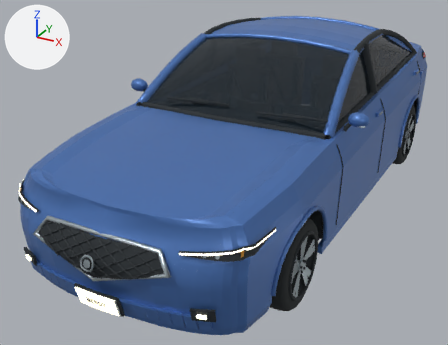
Before and after pictures for a commit that changed the glTF model content/entities/assets/molen/entities/vehicle/sedan/model.glb.
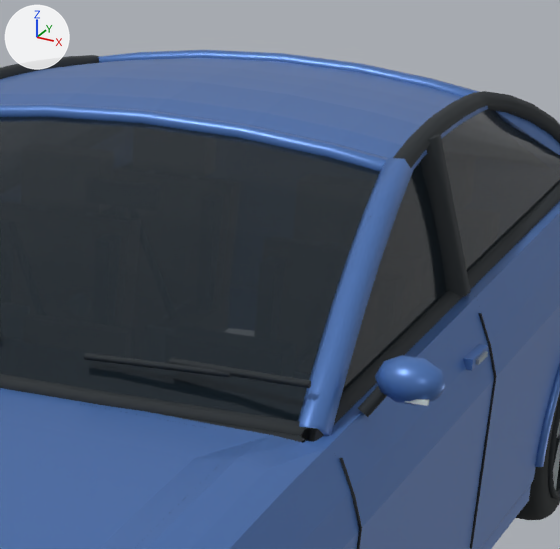
The first picture shows the older version from a 50 mm camera at (2.09, -4.6, 2.44) aimed at (-0.24, -0.36, 0.32). The close-ups show the older and then the newer version on the part from 51% to 91% of the width and 0% to 50% of the height of that picture. Only the edits that show in the close-ups are written down. Arrows for +X, +Y and +Z are at upper left; the lights stay in place. Where no turn or scale is listed for an object, it has been applied to the vertices.

Objects in the first close-up: 'body-shell-vehicle-paint-and-trim', 'doorFrontLeft-0', 'doorFrontLeft-2', 'doorFrontLeft-3', 'doorFrontLeft-6', 'doorRearLeft-0', 'doorRearLeft-3', 'doorRearLeft-5', 'exterior-fittings-rubber-and-trim', 'exterior-fittings-vehicle-paint-and-trim', 'glazing-clear-glazing', 'hood-0' and 8 more.
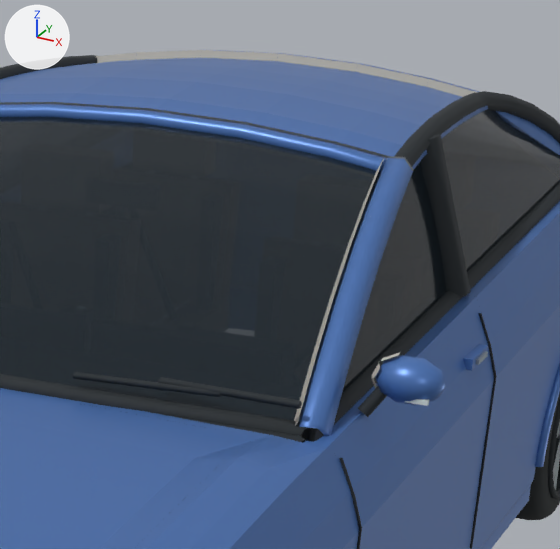
ob_wiper_mount_1 is not drawn itself; it is the parent of ob_wiper_1.

Where the newer file only moved an object's origin or applied its transform, the numbers keep the older frame.

Pixel boxes [x1, y1, x2, y2] of what changed, in the close-ups (560 x 549 px):
'cabin-liner', added (mostly hidden)
    after: [0, 50, 476, 216]
'wiper-skin-1-rubber-and-trim', moved
    before: [84, 353, 311, 388]
    after: [73, 372, 302, 409]
'doorFrontLeft-14', added
    after: [294, 208, 400, 426]

The change, as a diff of the scene's bpy script:
```diff
--- a/content/entities/assets/molen/entities/vehicle/sedan/model.glb.py
+++ b/content/entities/assets/molen/entities/vehicle/sedan/model.glb.py
@@ mat_cabin_headliner @@
+mat_cabin_headliner = principled_material('cabin-headliner')
+mat_cabin_headliner.base_color = (0.451, 0.434, 0.392)  # grey #b3b0a8
+mat_cabin_headliner.roughness = 0.95
@@ me_mesh_80_1 @@
+me_mesh_80_1.from_pydata(...)  # 167 vertices, 83 faces; spans x -0.137..0.137, y -0.403..0.403, z -0.19..0.19
+me_mesh_80_1.materials.append(mat_cabin_headliner)  # grey #b3b0a8
@@ me_mesh_40_1 @@
+me_mesh_40_1.from_pydata(...)  # 951 vertices, 491 faces; spans x -0.78..0.78, y -0.94..0.94, z -0.2..0.2
+me_mesh_40_1.materials.append(mat_cabin_headliner)  # grey #b3b0a8
@@ ob_wiper_mount_1 @@
 ob_wiper_mount_1.parent = ob_molen_entities_vehicle_sedan
-ob_wiper_mount_1.location = (0.232, -0.743, 1.028)
+ob_wiper_mount_1.location = (0.232, -0.796, 0.999)
 ob_wiper_mount_1.rotation_euler = (-1.143, 0.0, 0.0)  # degrees (-65, 0, 0)
@@ ob_doorfrontleft_14 @@
+ob_doorfrontleft_14 = bpy.data.objects.new('doorFrontLeft-14', me_mesh_80_1)
+ob_doorfrontleft_14.location = (0.782, -0.374, 1.105)
@@ ob_cabin_liner @@
+ob_cabin_liner = bpy.data.objects.new('cabin-liner', me_mesh_40_1)
+ob_cabin_liner.location = (0.0, 0.736, 1.241)
```
